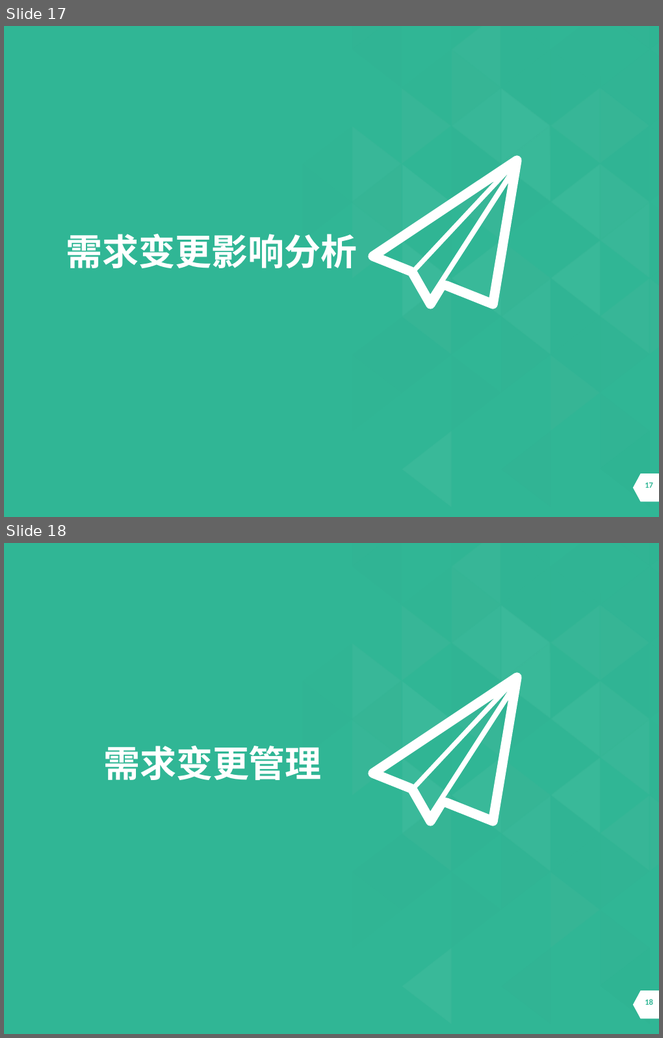
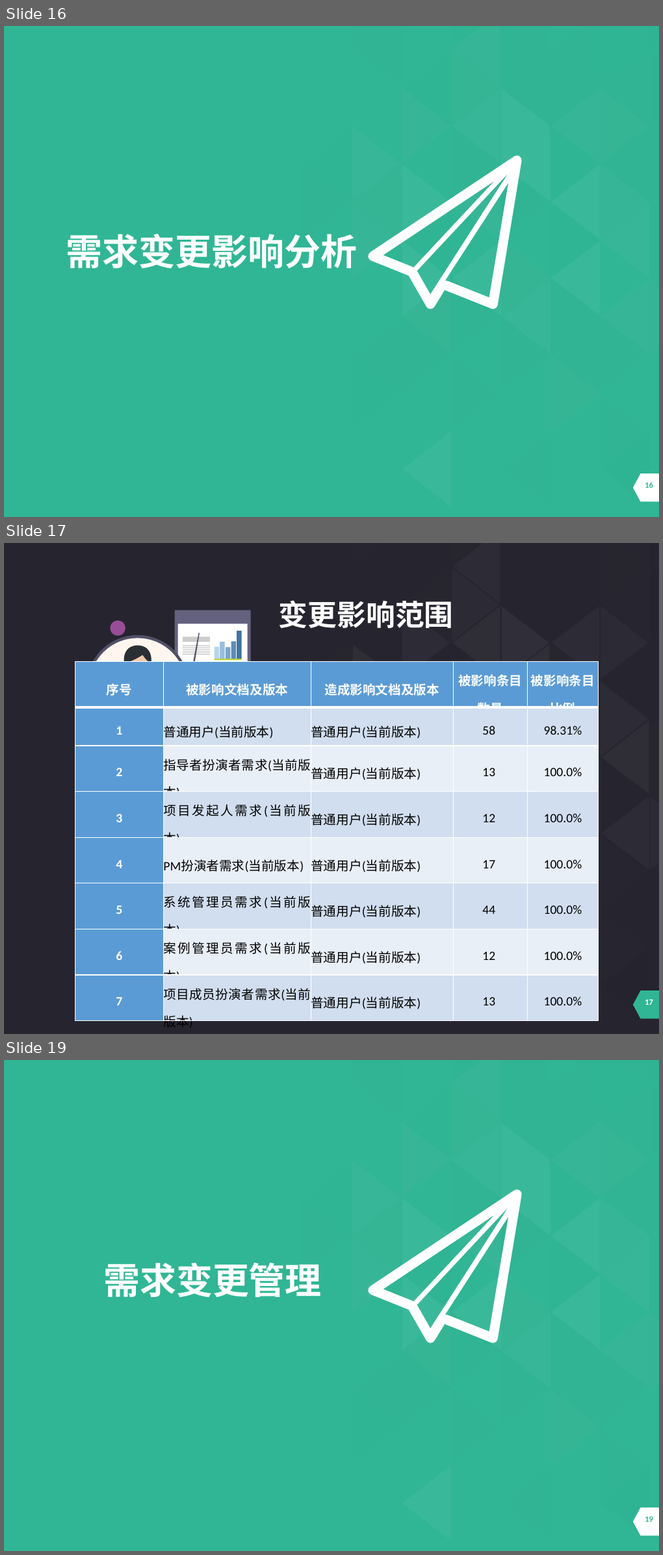
Before and after one commit to cchello/PRD2018-G01, a slide deck: 受控文档/需求管理阶段/PRD2018_G01_基于项目的案例教学系统需求变更评审PPT.pptx. Shown one above the other, each under a label of ours: slides 17 and 18 before the commit, slides 16, 17 and 19 after it; the slides between them are not shown. The pictures are 663x1038 and 663x1555 pixels, drawn with LibreOffice and Linux fonts; fonts in the diff are those of the drawing. Boxes give left, top, right and bottom in pixels: in the first picture for what was removed or moved away, otherwise in the second. Text is boxed around its words. In the diff, an @@ line names an element or a change of style, - is before the commit and + after.

Commit message:
变更评审文档修改2

```diff
--- a/受控文档/需求管理阶段/PRD2018_G01_基于项目的案例教学系统需求变更评审PPT.pptx
+++ b/受控文档/需求管理阶段/PRD2018_G01_基于项目的案例教学系统需求变更评审PPT.pptx
@@ slide 17 added at <box>4,543,659,1034</box>, background #26252F; not listed: 1 template element that a slide beside it also shows @@
@@ text added at <box>279,600,454,628</box>, 32 pt, text #FFFFFF, bold @@
+变更影响范围
@@ ellipse added at <box>110,620,125,635</box>, fill #984E96 @@
@@ group added at <box>175,611,251,759</box>: 19 rectangles, 8 freeform shapes, 1 ellipse @@
@@ table added at <box>75,661,598,1031</box>, 8 rows, 5 columns @@
+序号 | 被影响文档及版本 | 造成影响文档及版本 | 被影响条目数量 | 被影响条目比例
+1 | 普通用户(当前版本) | 普通用户(当前版本) | 58 | 98.31%
+2 | 指导者扮演者需求(当前版本) | 普通用户(当前版本) | 13 | 100.0%
+3 | 项目发起人需求(当前版本) | 普通用户(当前版本) | 12 | 100.0%
+4 | PM扮演者需求(当前版本) | 普通用户(当前版本) | 17 | 100.0%
+5 | 系统管理员需求(当前版本) | 普通用户(当前版本) | 44 | 100.0%
+6 | 案例管理员需求(当前版本) | 普通用户(当前版本) | 12 | 100.0%
+7 | 项目成员扮演者需求(当前版本) | 普通用户(当前版本) | 13 | 100.0%
@@ group added at <box>87,633,199,738</box>: 44 freeform shapes, 2 ellipses, 1 rectangle @@
@@ rectangle added at <box>89,923,581,932</box>, fill #1C1B23 @@
@@ group added at <box>303,543,659,1025</box>: 65 freeform shapes @@
@@ pentagon arrow added at <box>633,991,659,1019</box>, fill #30B695 @@
@@ what was slide 17 is now slide 16 @@
@@ page number at <box>645,482,653,488</box>: text changed @@
-17
+16
@@ what was slide 18 is now slide 19 @@
```
Also in this commit, not shown: 7 slides changed, 6 other slides added, 1 slide removed, 3 other files.
